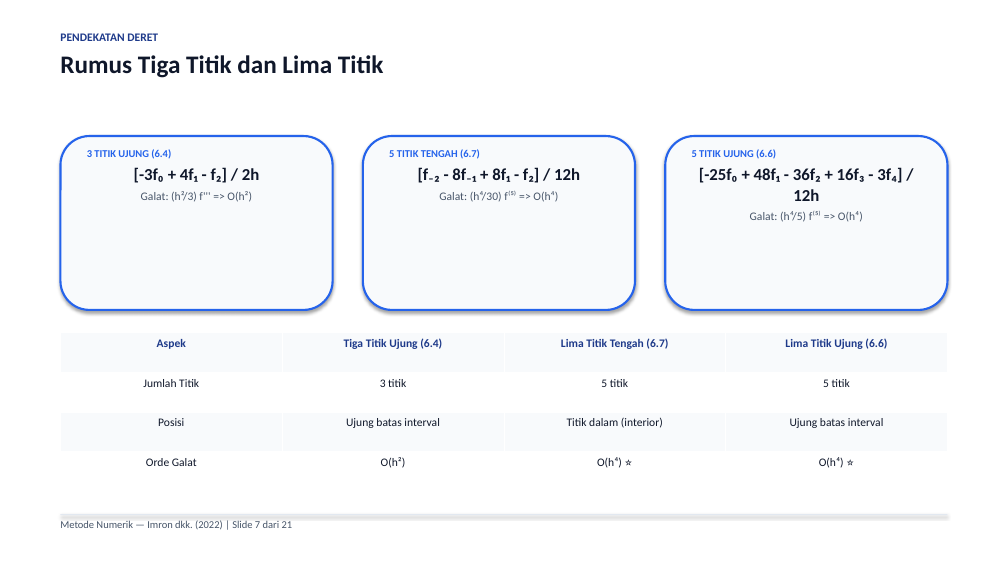
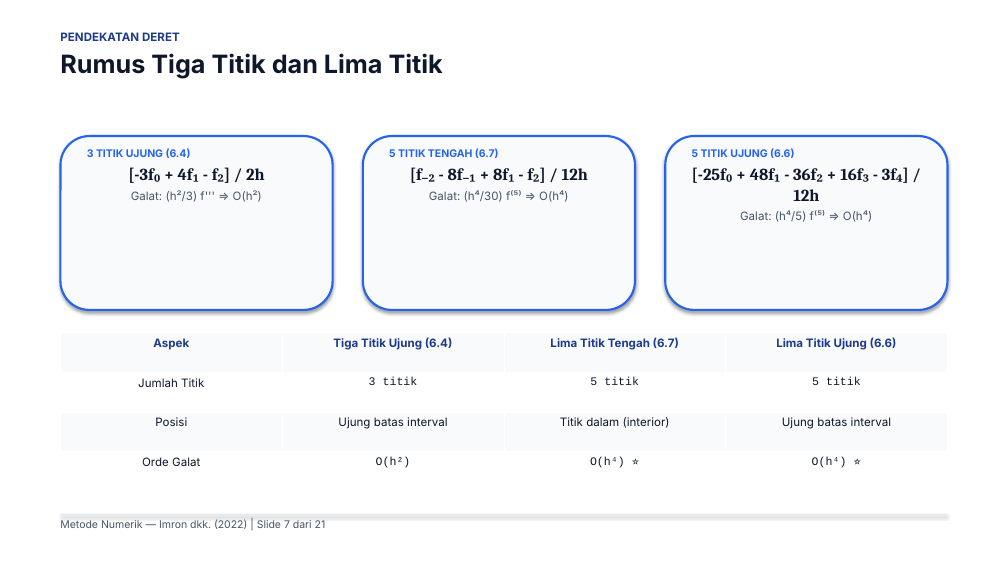
Before and after one commit to Moreyartea/Diferensiasi-Numerik, a slide deck: slide 7 of Diferensiasi_Numerik.pptx. Drawn at 1008x567 pixels with LibreOffice and Linux fonts; fonts in the diff are those of the drawing. Boxes give left, top, right and bottom in pixels: in the first picture for what was removed or moved away, otherwise in the second. Text is boxed around its words. In the diff, an @@ line names an element or a change of style, - is before the commit and + after.

Commit message:
feat: add local font assets and update print stylesheet for 16:9 presentation export

```diff
--- a/Diferensiasi_Numerik.pptx
+++ b/Diferensiasi_Numerik.pptx
@@ text "PENDEKATAN DERET" at bbox=[60, 32, 443, 78]: font Calibri to Inter @@
@@ text "3 TITIK UJUNG (6.4)" at bbox=[87, 149, 265, 202]: font Calibri to Inter in "3 TITIK UJUNG (6.4)", "Galat: (h²/3) f''' => O(h²)"; font Calibri to Cambria in "[-3f₀ + 4f₁ - f₂] / 2h" @@
@@ text "5 TITIK TENGAH (6.7)" at bbox=[389, 149, 588, 202]: font Calibri to Inter in "5 TITIK TENGAH (6.7)", "Galat: (h⁴/30) f⁽⁵⁾ => O(h⁴)"; font Calibri to Cambria in "[f₋₂ - 8f₋₁ + 8f₁ - f₂] ..." @@
@@ text "5 TITIK UJUNG (6.6)" at bbox=[692, 149, 872, 222]: font Calibri to Inter in "5 TITIK UJUNG (6.6)", "Galat: (h⁴/5) f⁽⁵⁾ => O(h⁴)"; font Calibri to Cambria in "[-25f₀ + 48f₁ - 36f₂ + 16f₃ ..." @@
@@ table at bbox=[60, 333, 947, 492] @@
@@ font Calibri to Inter in "Aspek", "Tiga Titik Ujung (6.4)", "Lima Titik Tengah (6.7)", "Lima Titik Ujung (6.6)" and 6 more places @@
@@ font Calibri to Courier New in "3 titik", "5 titik", "5 titik", "O(h²)" and 2 more places @@
@@ text "Metode Numerik — Imron dkk. ..." at bbox=[60, 519, 326, 529]: font Calibri to Inter @@
```
Also in this commit, not shown: 20 other slides changed, 13 other files.
